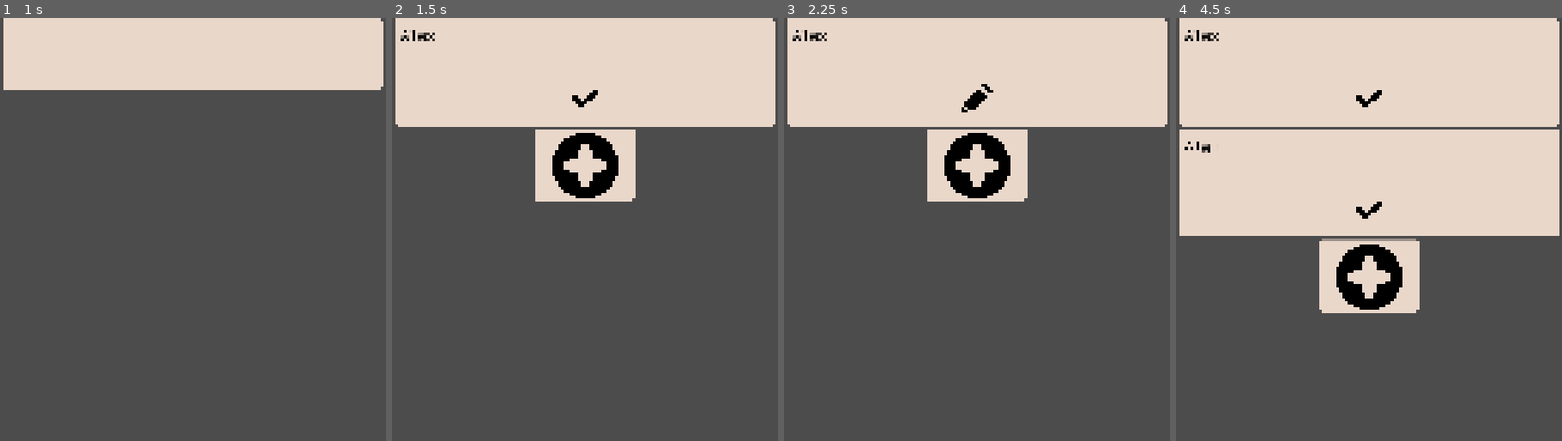
Above: before the commit, frames 1-4 (left to right).
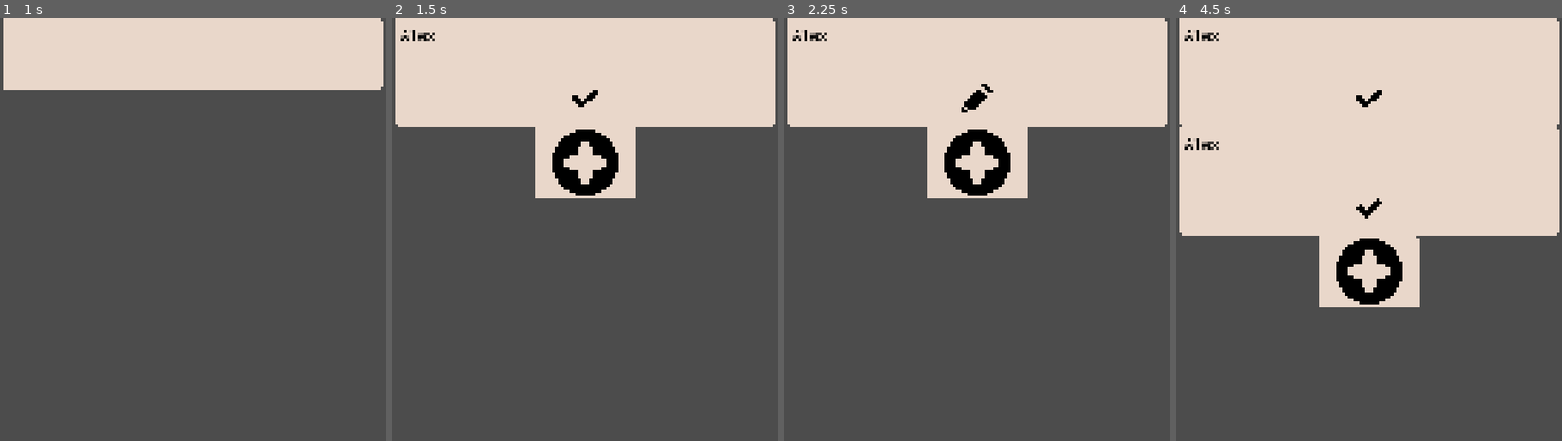
Above: after the commit, the same moments.

Repository: collectivenectar/therealrealoracle
Game: Godot game, scene res://scenes/DeckCarousel/cardnotecellManager.tscn
The game is run twice, just before and just after one commit, with the same random seed, the same clock (stepped at 60 frames per second) and the same inputs. This scene is started directly instead of the project's main scene.
Inputs (mouse positions are in pixels of both pictures, inside the frame that each line leads up to; where the layout moved, square brackets give the same spot in the first picture):
- Up to frame 1 (1 s): click (193, 51) at 0.5 s
- Up to frame 2 (1.5 s): click (585, 68) at 1.27 s; type "Alex" at 1.35 s
- Up to frame 3 (2.25 s): click (977, 98) at 2 s
- Up to frame 4 (4.5 s): click (1369, 98) at 2.75 s; click (1369, 161) [1369, 166] at 3.5 s; click (1369, 178) at 4.27 s; type "Alex" at 4.35 s

Frame 1 is identical in both runs. In frame 2, 0.7% of the frame differs, in the area x 37-64%, y 25-44%; in frame 3, 0.7%; in frame 4, 2.1%, in the area x 0-100%, y 25-70%.

Commit message:
fixed the scrolling issues with cardnotecells textedit

Diff:
--- a/scenes/DeckCarousel/cardnotecell.tscn
+++ b/scenes/DeckCarousel/cardnotecell.tscn
@@ -25,7 +25,7 @@
 margin_right = -20.0
 margin_bottom = -1720.0
 rect_min_size = Vector2( 1080, 200 )
-mouse_filter = 1
+mouse_filter = 2
 size_flags_horizontal = 3
 size_flags_vertical = 3
 script = ExtResource( 1 )
@@ -38,7 +38,7 @@
 margin_right = 680.0
 margin_bottom = 200.0
 rect_min_size = Vector2( 280, 200 )
-mouse_filter = 1
+mouse_filter = 2
 size_flags_vertical = 3
 theme = ExtResource( 4 )
 __meta__ = {
@@ -51,6 +51,7 @@
 margin_right = 1055.0
 margin_bottom = 179.0
 rect_min_size = Vector2( 1030, 154 )
+mouse_filter = 2
 size_flags_vertical = 3
 __meta__ = {
 "_edit_use_anchors_": false
@@ -60,6 +61,7 @@
 margin_right = 1030.0
 margin_bottom = 150.0
 rect_min_size = Vector2( 0, 100 )
+mouse_filter = 2
 size_flags_vertical = 3
 custom_colors/font_color = Color( 0, 0, 0, 1 )
 custom_colors/font_color_readonly = Color( 0, 0, 0, 1 )
@@ -77,6 +79,7 @@
 margin_top = 154.0
 margin_right = 1030.0
 margin_bottom = 154.0
+mouse_filter = 2
 
 [node name="TextureButton" type="TextureButton" parent="VBoxContainer/CenterContainer"]
 visible = false
@@ -85,6 +88,7 @@
 margin_right = 565.0
 margin_bottom = 50.0
 rect_min_size = Vector2( 100, 100 )
+mouse_filter = 1
 texture_normal = ExtResource( 5 )
 expand = true
 stretch_mode = 4
@@ -94,6 +98,7 @@
 margin_right = 640.0
 margin_bottom = 200.0
 rect_min_size = Vector2( 200, 200 )
+mouse_filter = 1
 texture_normal = ExtResource( 2 )
 expand = true
 __meta__ = {
@@ -102,7 +107,6 @@
 
 [node name="Tween" type="Tween" parent="."]
 
-[connection signal="gui_input" from="VBoxContainer/TextEdit" to="." method="_on_TextEdit_gui_input"]
 [connection signal="button_up" from="VBoxContainer/CenterContainer/TextureButton" to="." method="_on_TextureButton_button_up"]
 [connection signal="pressed" from="AddNote" to="." method="_on_AddNote_pressed"]
 [connection signal="tween_completed" from="Tween" to="." method="_on_Tween_tween_completed"]
--- a/scenes/DeckCarousel/cardnotecellManager.tscn
+++ b/scenes/DeckCarousel/cardnotecellManager.tscn
@@ -17,4 +17,4 @@
 margin_bottom = 200.0
 rect_min_size = Vector2( 1080, 0 )
 size_flags_vertical = 3
-custom_constants/separation = 10
+custom_constants/separation = 5
--- a/scripts/DeckCarousel/cardNoteCellManager.gd
+++ b/scripts/DeckCarousel/cardNoteCellManager.gd
@@ -12,6 +12,7 @@
 	var cardnotecellinstance : Node = cardNoteCell.instance()
 	$VBoxContainer.add_child(cardnotecellinstance)
 	cardnotecellinstance.connect("celladded", self, "_cell_added")
+	cardnotecellinstance.connect("update_parent_rect_size", self, "_rect_min_size_calc")
 
 func _cell_added():
 	var additional : Node = cardNoteCell.instance()
@@ -38,5 +39,7 @@
 	if int(notes) < 10:
 		notes = "0" + notes
 		print(notes)
+		_cell_added()
 	else:
 		print(notes)
+		_cell_added()
--- a/scripts/DeckCarousel/cardnotecell.gd
+++ b/scripts/DeckCarousel/cardnotecell.gd
@@ -4,6 +4,7 @@
 var editing = false
 
 signal celladded
+signal update_parent_container_size
 
 func _ready():
 	#dont forget to set up dimensions automatically
@@ -16,6 +17,7 @@
 	#connect("tween_completed", self, "_tween_completed")
 	tween.start()
 	$VBoxContainer/TextEdit.set_readonly(false)
+	$VBoxContainer/TextEdit.grab_focus()
 
 func _on_Tween_tween_completed(object, key):
 	if object == get_node("Panel") and key == ":rect_position:x" :
@@ -38,6 +40,7 @@
 	$Panel.rect_min_size.y = height + 50 + $VBoxContainer/CenterContainer/TextureButton.rect_size.y
 	$Panel.rect_size.y = height + 50 + $VBoxContainer/CenterContainer/TextureButton.rect_size.y
 	update()
+	emit_signal("update_parent_container_size")
 
 
 func _on_TextureButton_button_up():
